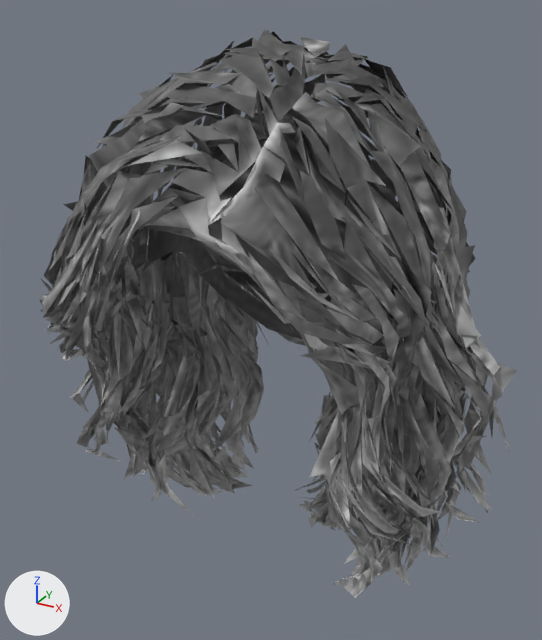
The glTF model app/public/models_m/hair_waves.glb as it was, and as the next commit left it.
Camera for both pictures: a 50 mm camera at (0.161, -0.296, 0.016) aimed at (-0.003, 0.001, -0.132). Every picture has the same lights, and +X, +Y and +Z are marked at lower left. The older version comes first.

The older version as bpy lines, for what is in view:
```python
me_mesh_0 = bpy.data.meshes.new('Mesh_0')
me_mesh_0.from_pydata(...)  # 9443 vertices, 6000 faces; spans x -0.125..0.115, y -0.102..0.104, z -0.255..0.001
me_mesh_0.materials.append(mat_hair)  # picture img_image_0
ob_mesh_0 = bpy.data.objects.new('Mesh_0', me_mesh_0)
ob_mesh_0.location = (0.0, 0.0, 0.0)
```
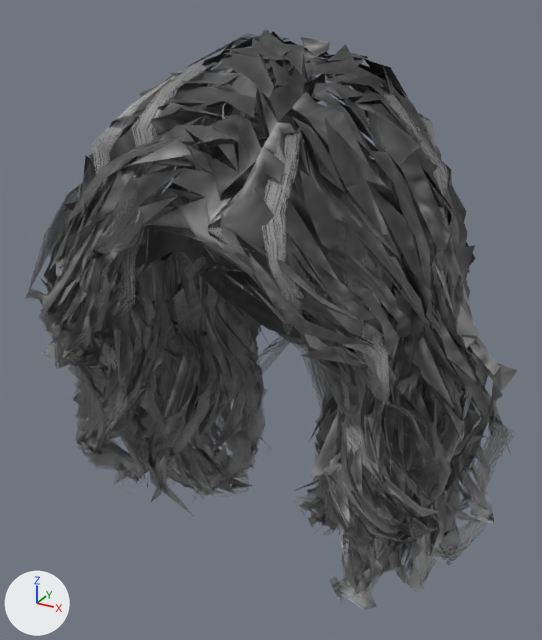
Scene script edits in JSON lines:
```json
{"op": "add", "block": "img_haircards", "code": ["img_haircards = load_image('haircards', '_unpacked/haircards', 512, 256, 'sRGB')"]}
{"op": "add", "block": "mat_hairbase", "code": ["mat_hairbase = bpy.data.materials.new('hairbase')", "# colours: light grey #c4c4c4", "# uses the picture img_image_0"]}
{"op": "add", "block": "mat_haircards", "code": ["mat_haircards = bpy.data.materials.new('haircards')", "# uses the picture img_haircards"]}
{"block": "me_mesh_0", "where": "me_mesh_0.from_pydata(...)  # 9443 vertices, 6000 faces; spans x -0.125..0.115, y -0.102..0.104, z -0.255..0.001"}
{"op": "remove", "block": "me_mesh_0", "code": "me_mesh_0.materials.append(mat_hair)  # picture img_image_0"}
{"op": "add", "block": "me_mesh_0", "code": "me_mesh_0.materials.append(mat_hairbase)"}
{"op": "add", "block": "me_haircards", "code": ["me_haircards = bpy.data.meshes.new('haircards')", "me_haircards.from_pydata(...)  # 3166 vertices, 2712 faces; spans x -0.116..0.116, y -0.104..0.107, z -0.257..0.0", "me_haircards.materials.append(mat_haircards)"]}
{"op": "add", "block": "ob_haircards", "code": ["ob_haircards = bpy.data.objects.new('haircards', me_haircards)", "ob_haircards.location = (0.0, 0.0, 0.0)"]}
```

Changed parts and their boxes (x1, y1, x2, y2) in the pictures (542 x 640 px):
```json
{"object": "Mesh_0", "change": "recoloured", "before": [40, 30, 517, 596], "after": [40, 30, 517, 596]}
{"object": "haircards", "change": "added", "after": [25, 34, 515, 610]}
```
